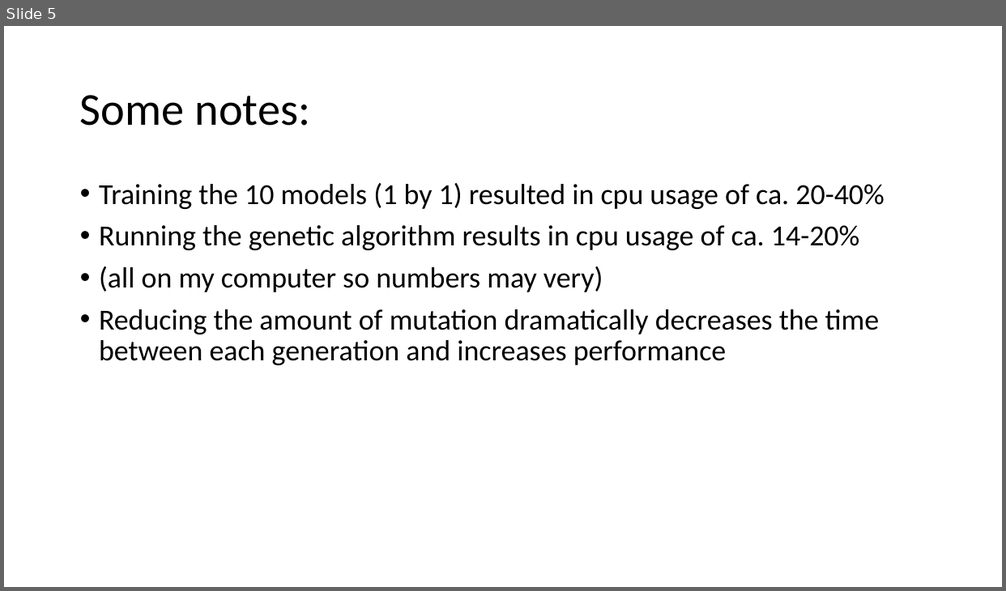
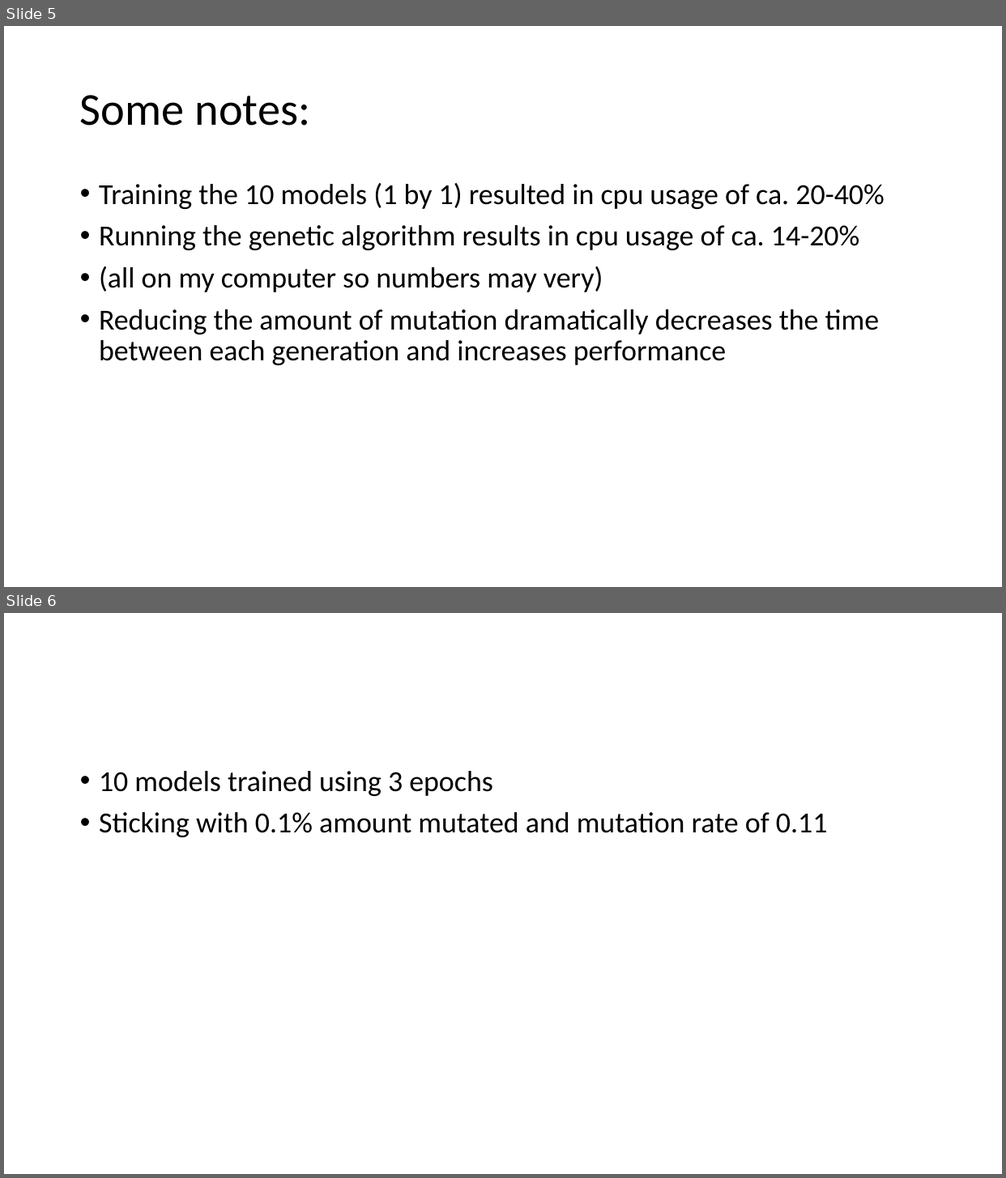
Before and after one commit to cewinharhar/becs4, a slide deck: DataTesting with different hyperparameters.pptx. Shown one above the other, each under a label of ours: slide 5 before the commit, slides 5 and 6 after it. The pictures are 1006x591 and 1006x1178 pixels, drawn with LibreOffice and Linux fonts; fonts in the diff are those of the drawing. Boxes give left, top, right and bottom in pixels: in the first picture for what was removed or moved away, otherwise in the second. Text is boxed around its words. In the diff, an @@ line names an element or a change of style, - is before the commit and + after.

```diff
--- a/DataTesting with different hyperparameters.pptx
+++ b/DataTesting with different hyperparameters.pptx
@@ slide 6 added at [4,613,1002,1174], background #FFFFFF @@
@@ text added at [99,771,828,837], 28 pt, text #000000 @@
+• 10 models trained using 3 epochs
+• Sticking with 0.1% amount mutated and mutation rate of 0.11
```
Also in this commit, not shown: 27 other slides added, 3 other files.
